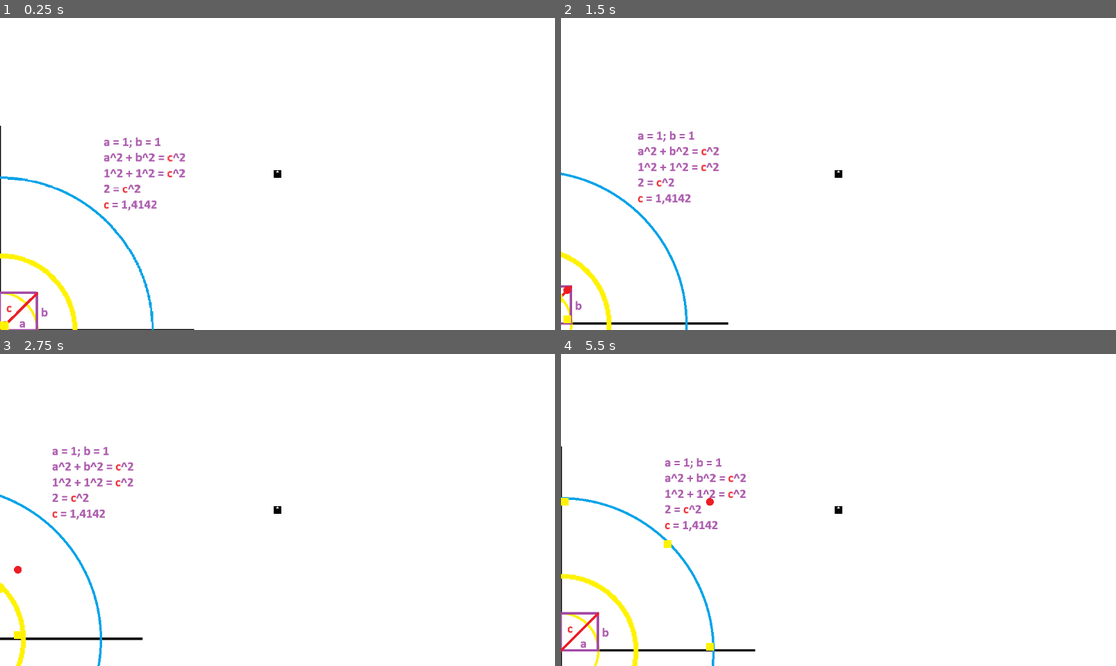
Above: before the commit, frames 1-4 (two rows, left to right).
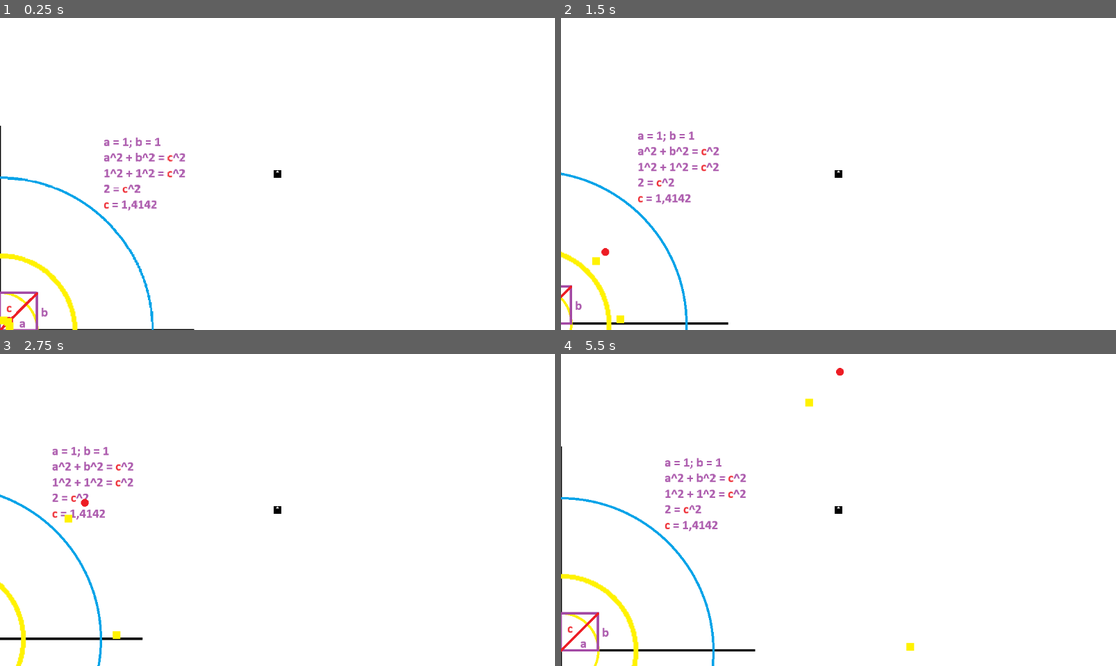
Above: after the commit, the same moments.

Repository: Marcin-Lach/javsc
Game: Godot game, scene res://main.tscn
Same seed, same stepped clock (60 frames per second), same inputs: the game is played once before the commit and once after it.
Inputs:
- Up to frame 1 (0.25 s): no input
- Up to frame 2 (1.5 s): hold Right (right) 0.53-1.28 s; hold Down (down) from 1.28 s (still down)
- Up to frame 3 (2.75 s): release Down (down) at 2.03 s; hold Right (right) from 2.03 s (still down)
- Up to frame 4 (5.5 s): release Right (right) at 2.78 s; hold Up (up) 2.78-3.53 s; hold Left (left) 3.53-5.03 s; hold Down (down) from 5.03 s (still down)

The runs differ from the first frame. In frame 1, less than 0.1% of the frame differs, in the area x 0-3%, y 95-100%; in frame 2, 0.2%; in frame 3, 0.2%; in frame 4, 0.3%, in the area x 0-64%, y 4-96%.

Commit message:
Setting position resulted in lags/jagged movement, using linear_velocity works better

Diff:
--- a/src/Enemies/Renemy/NormalizedDiagonalMove.gd
+++ b/src/Enemies/Renemy/NormalizedDiagonalMove.gd
@@ -1,6 +1,8 @@
 extends RigidBody2D
 
+@export var speed = 10
+
 func _physics_process(delta):
-	var movement_vec = Vector2(1, -1)
-	movement_vec = movement_vec.normalized() # normalized, to match movements in single direction
-	position += movement_vec
+	var movement_vector = Vector2(1, -1)
+	movement_vector = movement_vector.normalized() # normalized, to match movements in single direction
+	linear_velocity += movement_vector * speed
--- a/src/Enemies/Renemy/UnnormalizedDiagonalMove.gd
+++ b/src/Enemies/Renemy/UnnormalizedDiagonalMove.gd
@@ -1,5 +1,7 @@
 extends RigidBody2D
 
+@export var speed = 10
+
 func _physics_process(delta):
-	var movement_vec = Vector2(1, -1) # not normalized, will result in movement over a longer distance
-	position += movement_vec
+	var movement_vector = Vector2(1, -1) # not normalized, will result in movement over a longer distance
+	linear_velocity += movement_vector * speed
--- a/src/Enemies/Yenemy/GridMoveRight.gd
+++ b/src/Enemies/Yenemy/GridMoveRight.gd
@@ -1,6 +1,8 @@
 extends RigidBody2D
+
+@export var speed = 10
 
 func _physics_process(delta):
 	var movement_vector
 	movement_vector = Vector2(1, 0) # not normalized
-	position += movement_vector
+	linear_velocity += movement_vector * speed
--- a/src/Enemies/Yenemy/GridMoveUp.gd
+++ b/src/Enemies/Yenemy/GridMoveUp.gd
@@ -1,6 +1,8 @@
 extends RigidBody2D
+
+@export var speed = 10
 
 func _physics_process(delta):
 	var movement_vector
 	movement_vector = Vector2(0, -1) # not normalized
-	position += movement_vector
+	linear_velocity += movement_vector * speed
